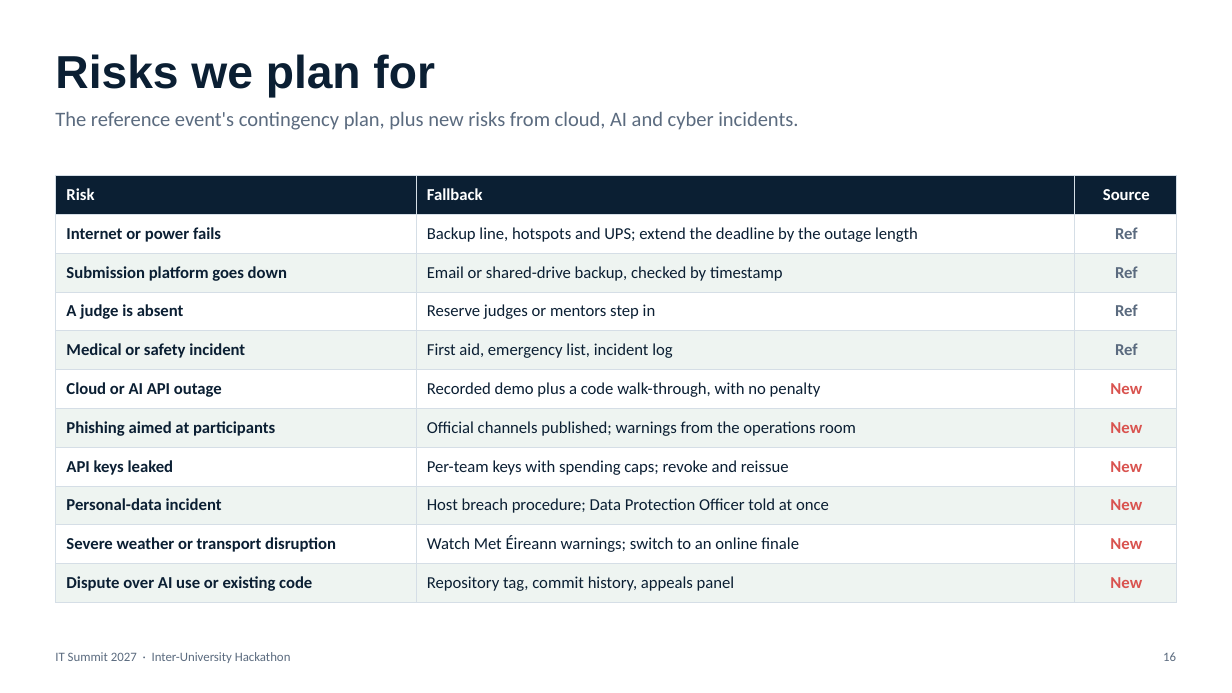
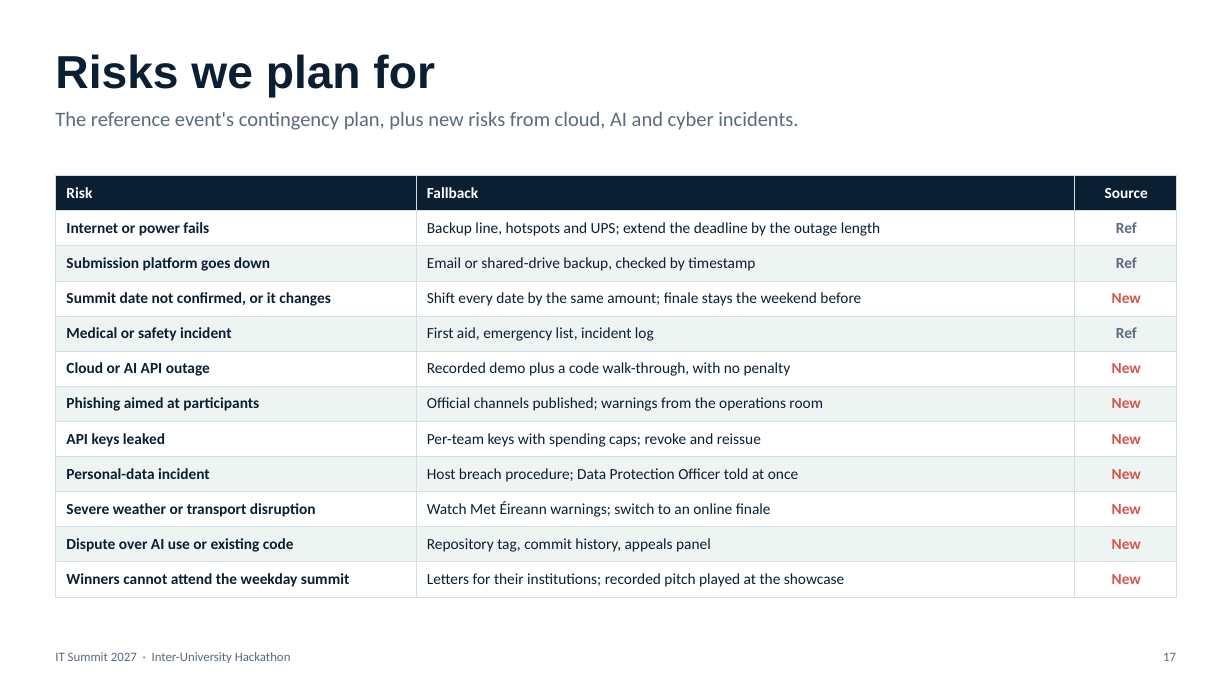
Before and after one commit to behlmohit30-pixel/ckaPrep01, a slide deck: slide 17 of it-summit-2027/IT_Summit_2027_Hackathon_Proposal.pptx (slide 16 before the commit). Drawn at 1232x693 pixels with LibreOffice and Linux fonts; fonts in the diff are those of the drawing. Boxes give left, top, right and bottom in pixels: in the first picture for what was removed or moved away, otherwise in the second. Text is boxed around its words. In the diff, an @@ line names an element or a change of style, - is before the commit and + after.

```diff
--- a/it-summit-2027/IT_Summit_2027_Hackathon_Proposal.pptx
+++ b/it-summit-2027/IT_Summit_2027_Hackathon_Proposal.pptx
@@ table at [55, 176, 1177, 591] @@
-row 4: A judge is absent | Reserve judges or mentors step in | Ref
+row 4: Summit date not confirmed, or it changes | Shift every date by the same amount; finale stays the weekend before | New
+row 12: Winners cannot attend the weekday summit | Letters for their institutions; recorded pitch played at the showcase | New
@@ page number at [1163, 653, 1176, 661]: text changed @@
-16
+17
```
Also in this commit, not shown: 11 other slides changed, 1 slide added, 5 other files.
